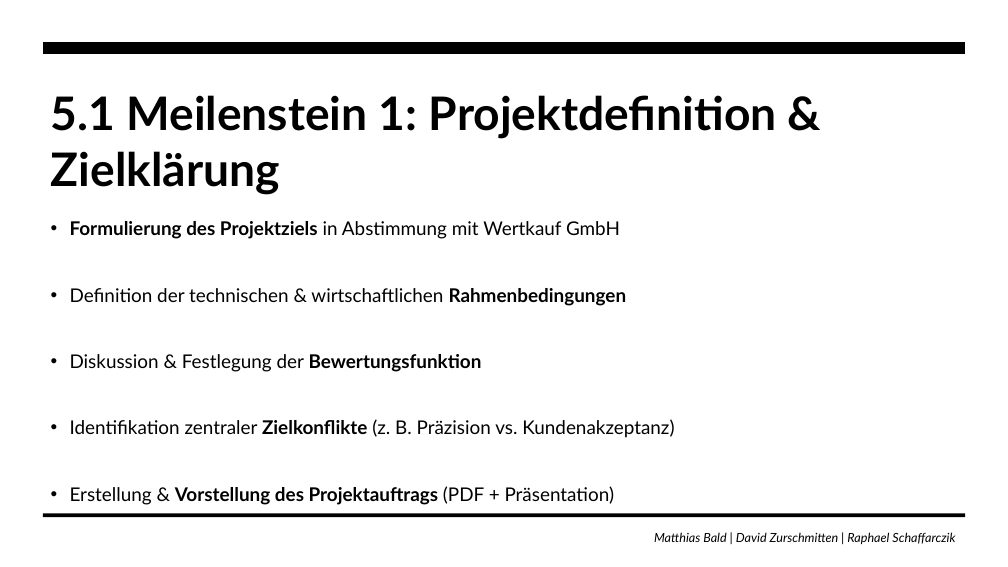
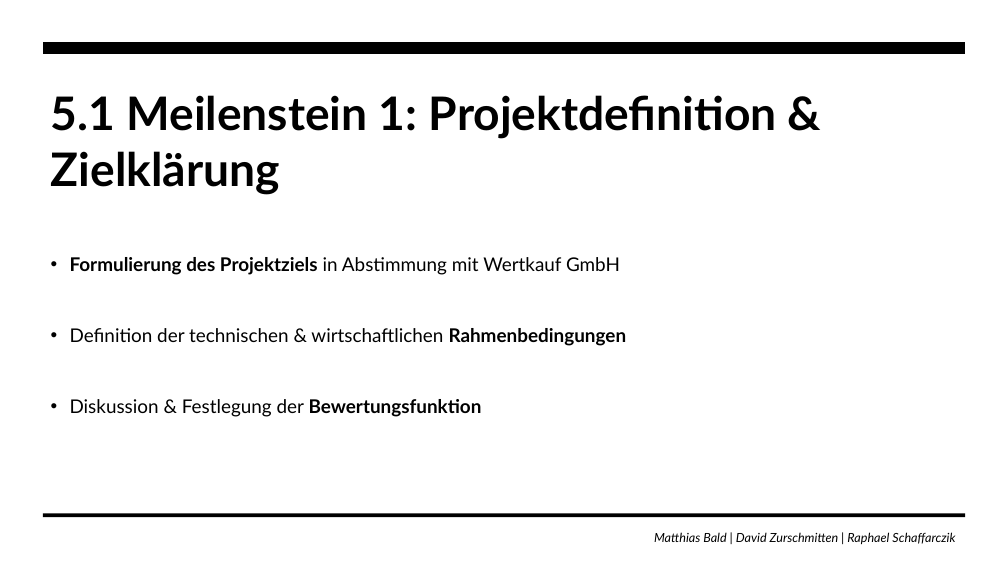
Before and after one commit to zurdavid/projektpraktikum-datascience, a slide deck: slide 22 of Präsentation_Bald.pptx. Drawn at 1008x567 pixels with LibreOffice and Linux fonts; fonts in the diff are those of the drawing; background and template pictures are left out. Boxes give left, top, right and bottom in pixels: in the first picture for what was removed or moved away, otherwise in the second. Text is boxed around its words. In the diff, an @@ line names an element or a change of style, - is before the commit and + after.

```diff
--- a/Präsentation_Bald.pptx
+++ b/Präsentation_Bald.pptx
@@ text "Formulierung des Projektziels in Abstimmung ..." at box(70, 257, 627, 417): line spacing 1 to 1.1 @@
@@ text at box(70, 419, 674, 505): paragraphs removed @@
-• Identifikation zentraler Zielkonflikte (z. B. Präzision vs. Kundenakzeptanz)
-• Erstellung & Vorstellung des Projektauftrags (PDF + Präsentation)
```
Also in this commit, not shown: 8 other slides changed, 3 slides added.
